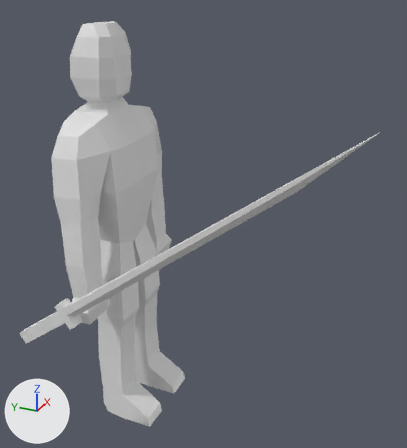
The FBX model Assets/Characters/Prefabs/Human/Human.fbx as it was, and as the next commit left it.
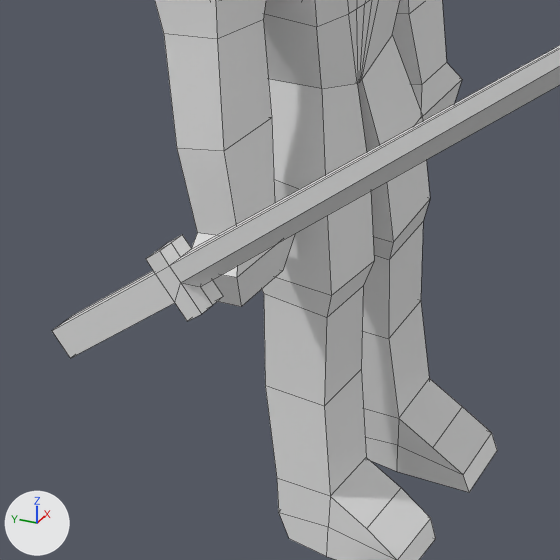
The first picture shows the older version from a 50 mm camera at (-5.07, -3.24, 2.85) aimed at (-0.11, -1.01, 0.36). The close-ups show both versions on the part from 0% to 51% of the width and 47% to 93% of the height of that picture. Every picture has the same lights, and +X, +Y and +Z are marked at lower left. The close-ups show mesh edges as thin lines. Where no turn or scale is listed for an object, it has been applied to the vertices.

Objects in the first close-up: 'Human', 'Sword'.
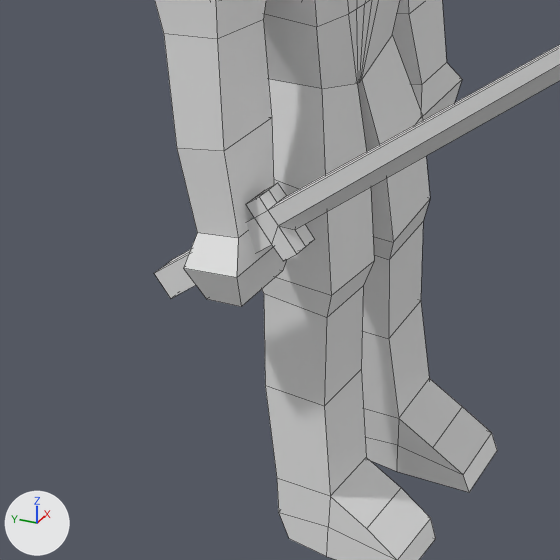
The change, as a diff of the scene's bpy script:
```diff
--- a/Assets/Characters/Prefabs/Human/Human.fbx.py
+++ b/Assets/Characters/Prefabs/Human/Human.fbx.py
@@ ob_sword @@
 ob_sword = bpy.data.objects.new('Sword', me_cube)
-ob_sword.location = (-1.371, 0.177, -0.454)
+ob_sword.location = (-0.759, 0.177, -0.559)
```

What differs and where, as boxes [x1, y1, x2, y2] in the close-ups (560 x 560 px):
'Sword', moved
    before: [52, 45, 560, 358]
    after: [154, 45, 560, 298]
